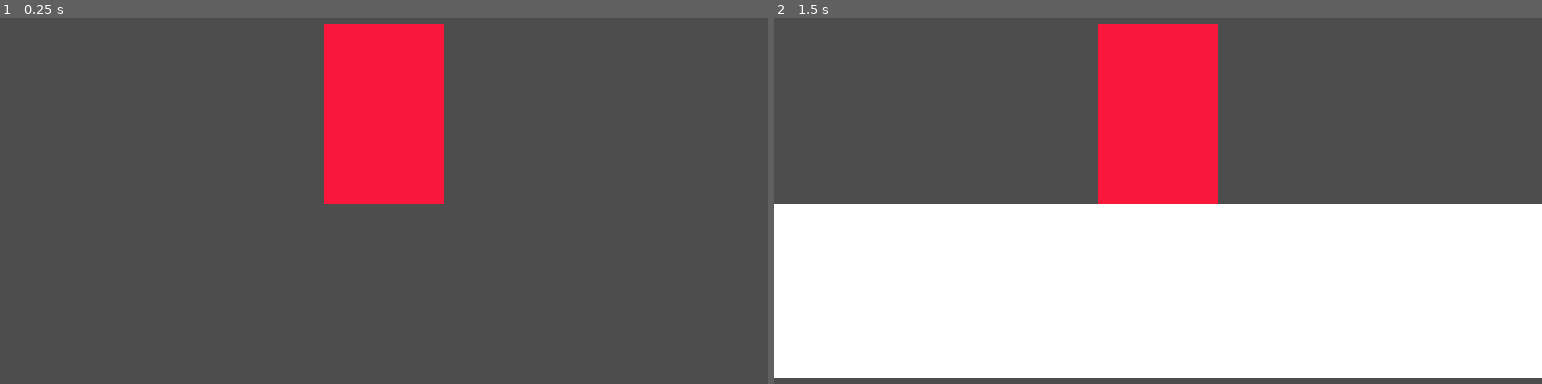
Above: before the commit, frames 1-2 (left to right).
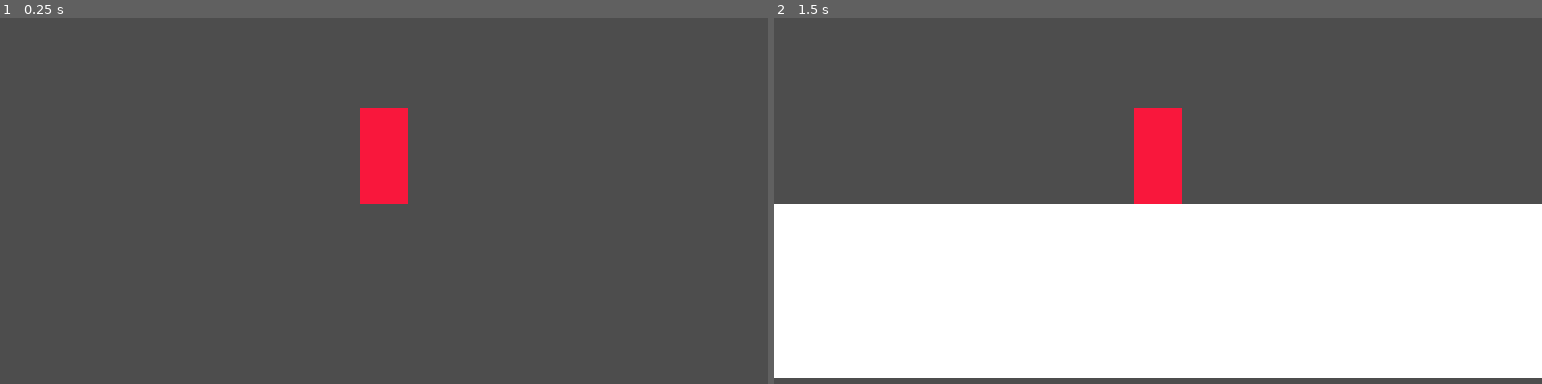
Above: after the commit, the same moments.

Repository: Phantom-soup/ninja-skates-jam
Game: Godot game, scene res://Areas/test_level.tscn
Same seed, same stepped clock (60 frames per second), same inputs: the game is played once before the commit and once after it.
Inputs:
- Up to frame 1 (0.25 s): no input
- Up to frame 2 (1.5 s): hold Z (A) 0.53-1.28 s; hold Right (Right) from 0.53 s (still down); tap Enter at 1.25 s; tap X (B) at 1.35 s

The runs differ from the first frame. In frame 1, 6.0% of the frame differs, in the area x 42-58%, y 1-51%; in frame 2, 6.0%.

Commit message:
raycasts to player

Diff:
--- a/Player/player.tscn
+++ b/Player/player.tscn
@@ -3,20 +3,26 @@
 [ext_resource type="Script" uid="uid://bx8l1ynlsevif" path="res://Player/player.gd" id="1_l8h54"]
 
 [sub_resource type="RectangleShape2D" id="RectangleShape2D_4ntmi"]
-size = Vector2(40, 60)
+size = Vector2(16, 32)
 
 [node name="Player" type="CharacterBody2D"]
 script = ExtResource("1_l8h54")
 
 [node name="ColorRect" type="ColorRect" parent="."]
-offset_left = -20.0
-offset_top = -60.0
-offset_right = 20.0
+offset_left = -8.0
+offset_top = -32.0
+offset_right = 8.0
 color = Color(0.976471, 0.0901961, 0.235294, 1)
 
 [node name="CollisionShape2D" type="CollisionShape2D" parent="."]
-position = Vector2(0, -30)
+position = Vector2(0, -16)
 shape = SubResource("RectangleShape2D_4ntmi")
 
 [node name="Camera2D" type="Camera2D" parent="."]
 offset = Vector2(0, -24)
+
+[node name="Node2D" type="Node2D" parent="."]
+
+[node name="WCDR" type="RayCast2D" parent="Node2D"]
+
+[node name="WCDL" type="RayCast2D" parent="Node2D"]
